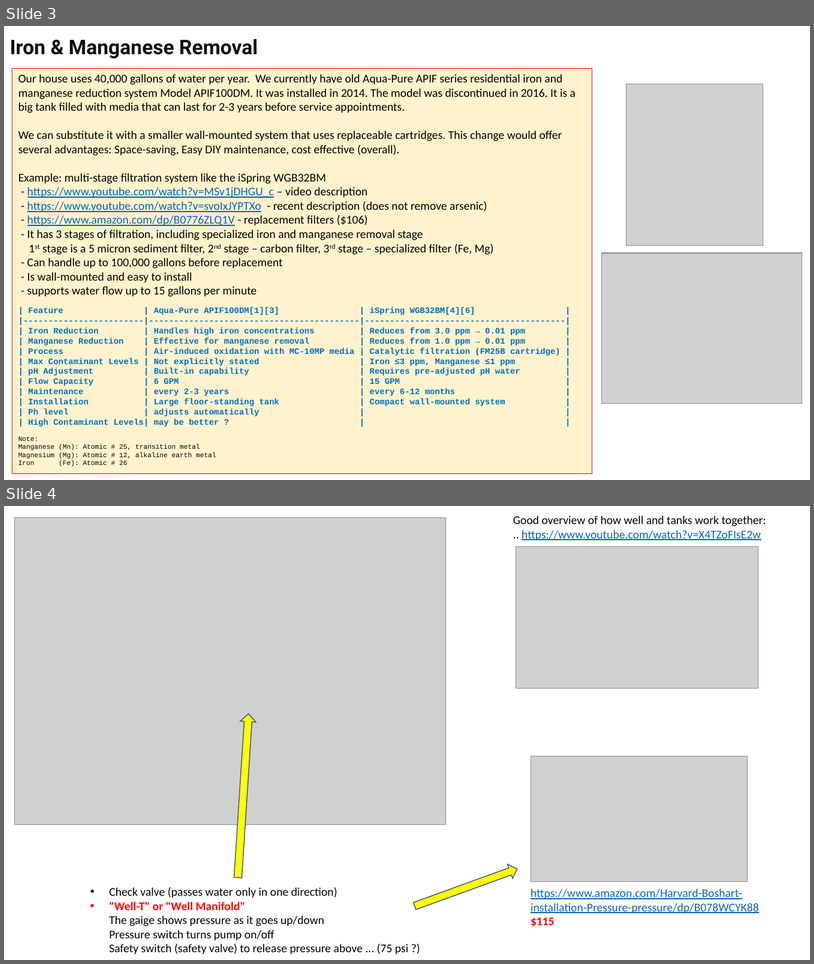
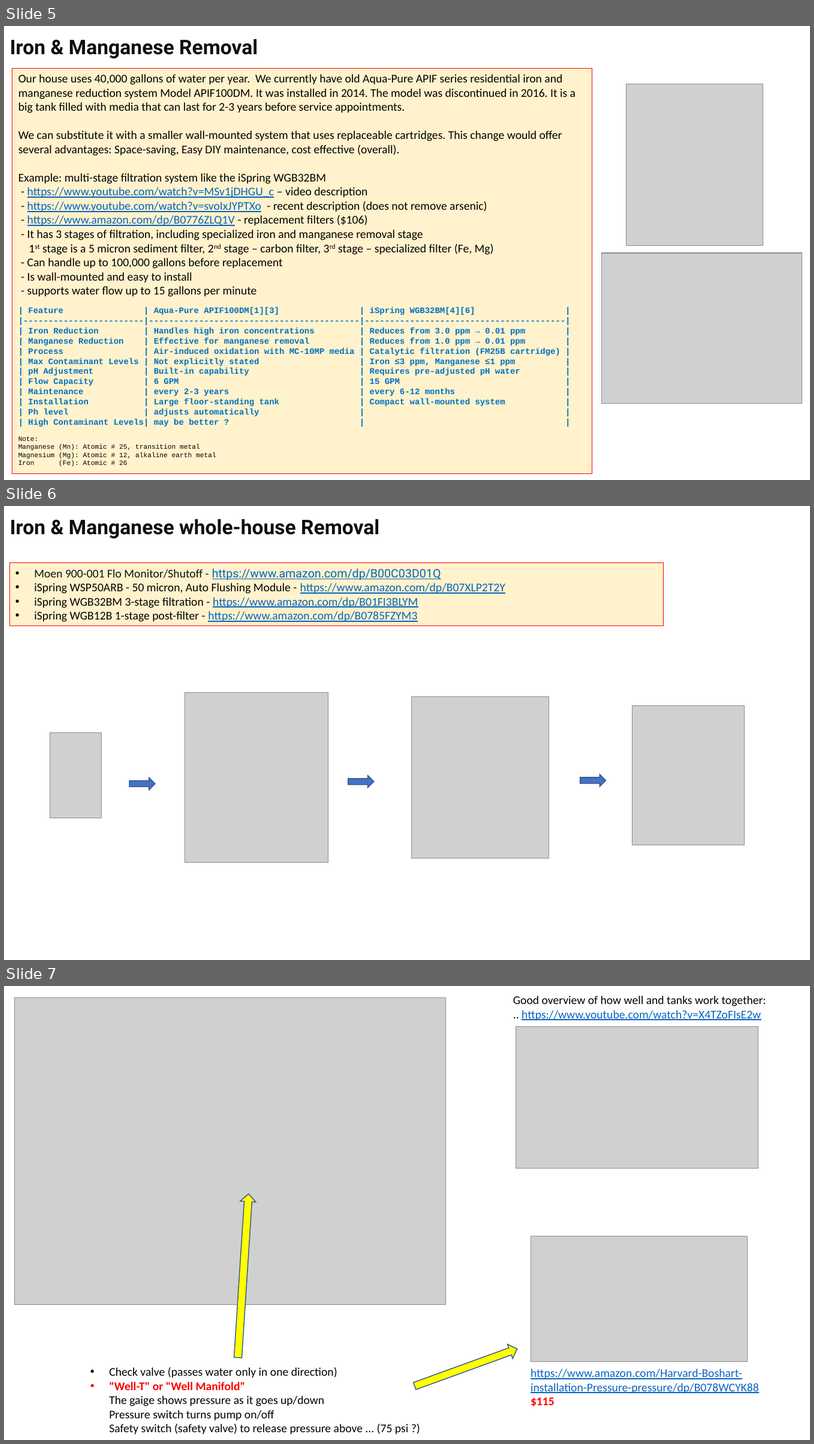
Before and after one commit to lselector/misc_farm, a slide deck: water_filtration.pptx. Shown one above the other, each under a label of ours: slides 3 and 4 before the commit, slides 5, 6 and 7 after it. The pictures are 814x964 and 814x1444 pixels, drawn with LibreOffice and Linux fonts; fonts in the diff are those of the drawing; grey boxes stand for pictures. Boxes give left, top, right and bottom in pixels: in the first picture for what was removed or moved away, otherwise in the second. Text is boxed around its words. In the diff, an @@ line names an element or a change of style, - is before the commit and + after.

```diff
--- a/water_filtration.pptx
+++ b/water_filtration.pptx
@@ slide 6 added at <box>4,506,810,960</box>, background #FFFFFF @@
@@ text added at <box>10,519,380,538</box>, 24 pt, text #0F0F0F, bold @@
+Iron & Manganese whole-house Removal
@@ rectangle added at <box>9,563,664,626</box>, fill #FFF2CC, outline #FF0000 0.75 pt, 14 pt, text #0563C1, underline @@
+• Moen 900-001 Flo Monitor/Shutoff - https://www.amazon.com/dp/B00C03D01Q
+• iSpring WSP50ARB - 50 micron, Auto Flushing Module - https://www.amazon.com/dp/B07XLP2T2Y
+• iSpring WGB32BM 3-stage filtration - https://www.amazon.com/dp/B01FI3BLYM
+• iSpring WGB12B 1-stage post-filter - https://www.amazon.com/dp/B0785FZYM3
@@ picture added at <box>185,693,328,862</box> @@
@@ picture added at <box>412,697,548,858</box> @@
@@ picture added at <box>633,706,744,846</box> @@
@@ picture added at <box>50,733,101,817</box> @@
@@ down arrow added at <box>348,775,374,787</box>, fill #4472C4, outline #325491 1 pt @@
@@ down arrow added at <box>580,774,606,786</box>, fill #4472C4, outline #325491 1 pt @@
@@ down arrow added at <box>129,777,156,789</box>, fill #4472C4, outline #325491 1 pt @@
@@ what was slide 3 is now slide 5 @@
@@ what was slide 4 is now slide 7 @@
```
Also in this commit, not shown: 2 other slides added.
